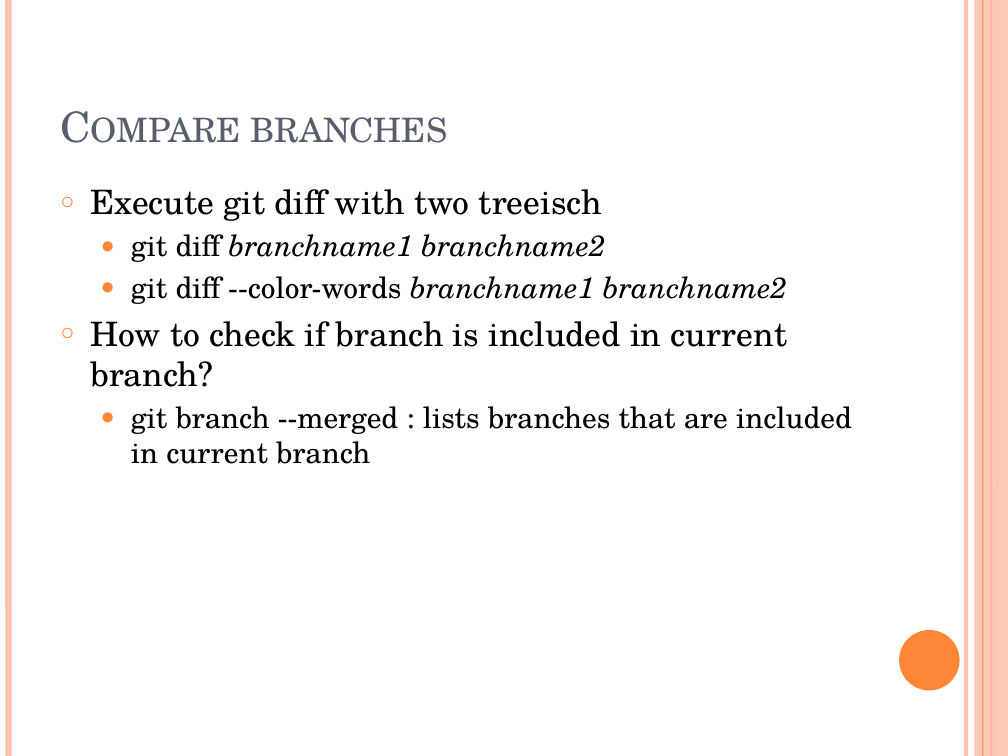
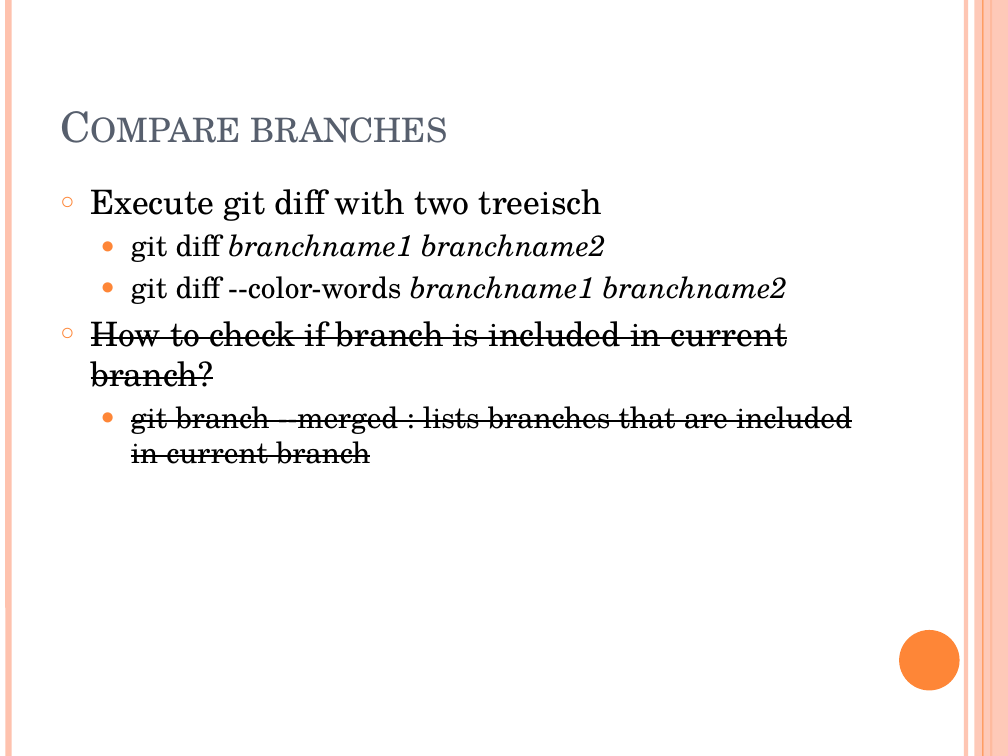
Before and after one commit to dragonflypl/learning-git, a slide deck: slide 22 of LYNDA.COM.GIT.ESSENTIAL.TRAINING-JWARE.pptx. Drawn at 1008x756 pixels with LibreOffice and Linux fonts; fonts in the diff are those of the drawing. Boxes give left, top, right and bottom in pixels: in the first picture for what was removed or moved away, otherwise in the second. Text is boxed around its words. In the diff, an @@ line names an element or a change of style, - is before the commit and + after.

```diff
--- a/LYNDA.COM.GIT.ESSENTIAL.TRAINING-JWARE.pptx
+++ b/LYNDA.COM.GIT.ESSENTIAL.TRAINING-JWARE.pptx
@@ text at (91,321,852,464): strikethrough on in "How to check if branch is included ...", "git branch --merged : lists branches that ..." @@
```
Also in this commit, not shown: 3 other files.
